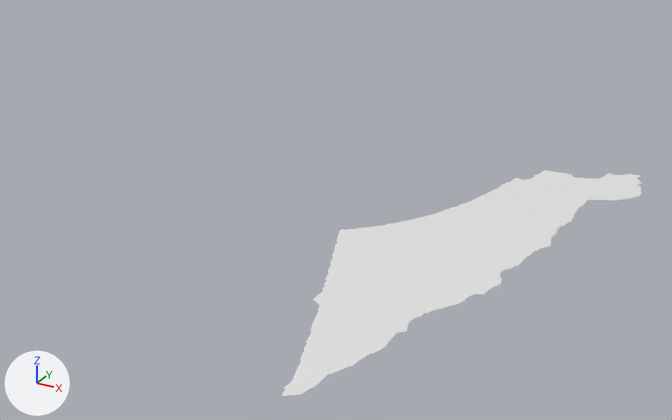
The Blender file Regions/Israel/israel.blend, before and after one commit.
One viewpoint serves both versions: a camera (50 mm lens) standing at (36.97, 26.29, 2.66) and looking at (33.34, 32.88, -0.64). Lighting does not change. The marker at lower left points along +X, +Y and +Z.

In view in the first picture: 'myCurve'.
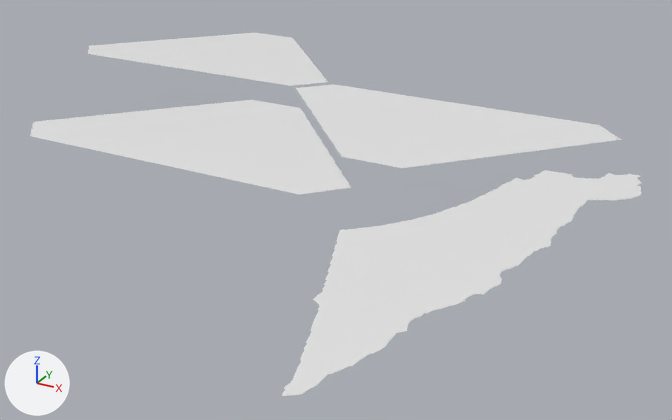
Edits to the bpy script that builds the scene:
```text
Change ob_mycurve_003:
    remove ob_mycurve_003.hide_set(True)
Change ob_mycurve_001:
    remove ob_mycurve_001.hide_set(True)
Change ob_mycurve_002:
    remove ob_mycurve_002.hide_set(True)
```

Pixel boxes [x1, y1, x2, y2] of what changed, in the pictures (672 x 420 px):
'myCurve.002', shown
    after: [30, 100, 351, 195]
'myCurve.003', shown
    after: [296, 84, 622, 168]
'myCurve.001', shown
    after: [88, 33, 328, 86]
